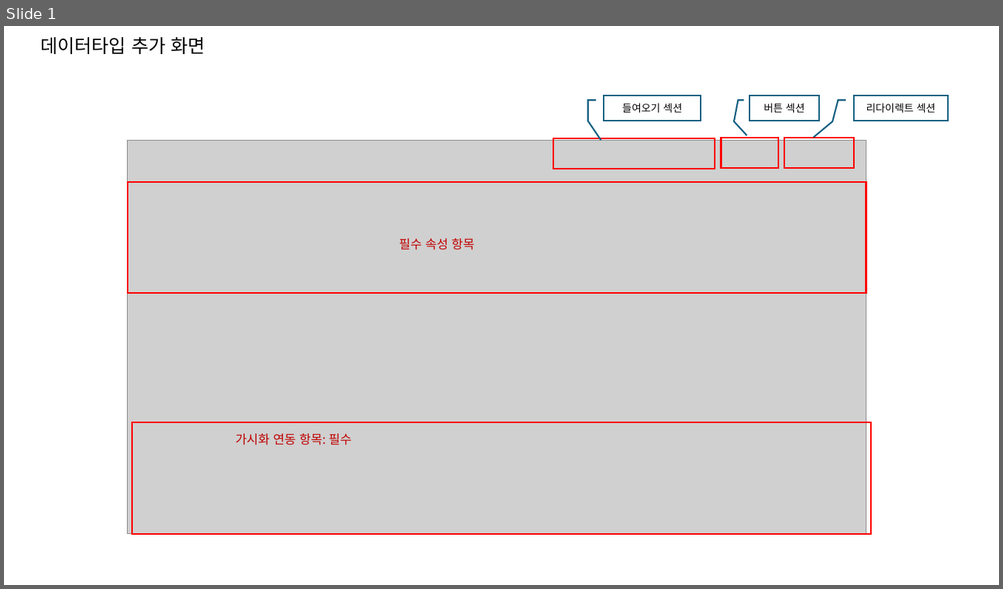
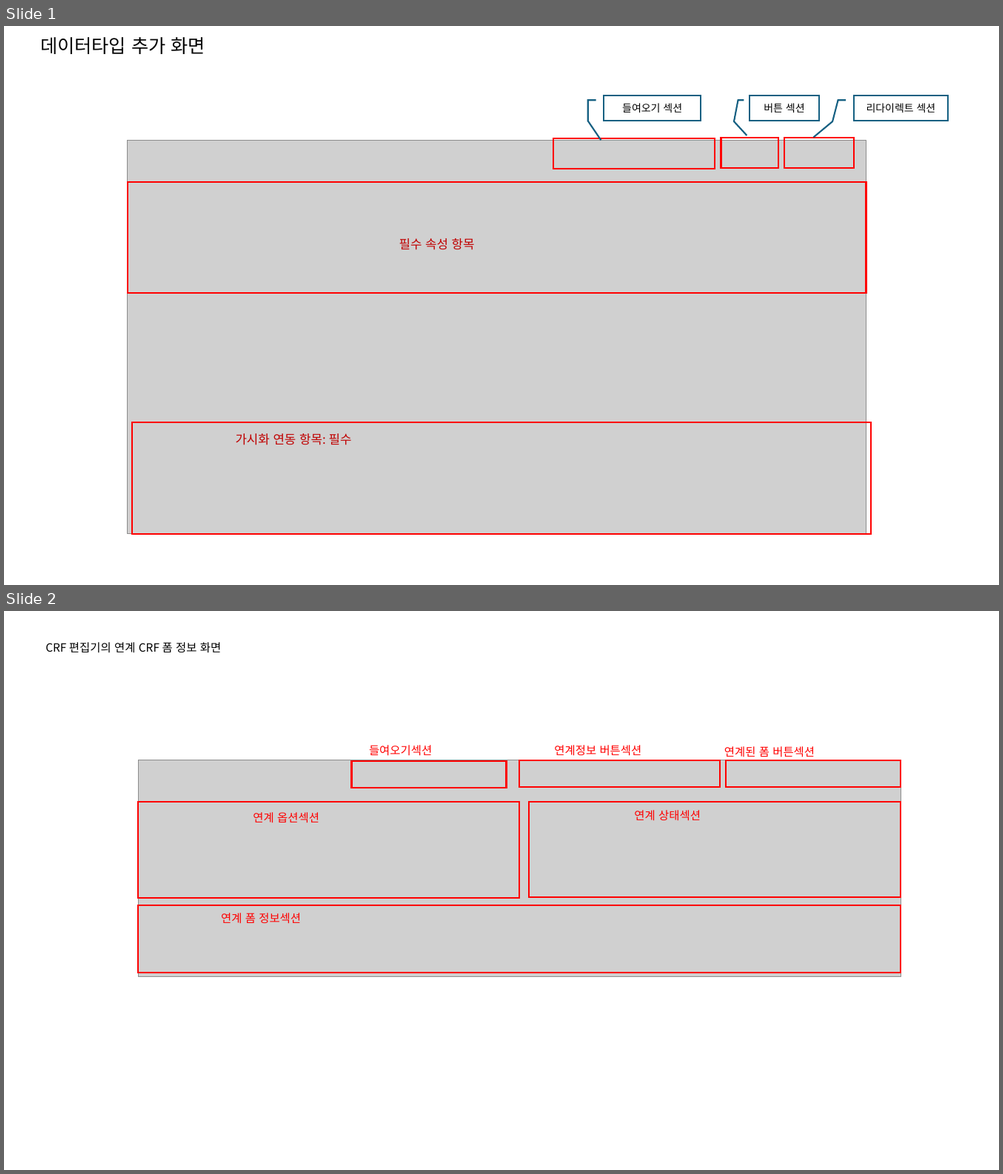
Before and after one commit to jerryhseo/SXDataMarket-web, a slide deck: doc/screens.pptx. Shown one above the other, each under a label of ours: slide 1 before the commit, slides 1 and 2 after it. The pictures are 1003x589 and 1003x1174 pixels, drawn with LibreOffice and Linux fonts; fonts in the diff are those of the drawing; grey boxes stand for pictures. Boxes give left, top, right and bottom in pixels: in the first picture for what was removed or moved away, otherwise in the second. Text is boxed around its words. In the diff, an @@ line names an element or a change of style, - is before the commit and + after.

```diff
--- a/doc/screens.pptx
+++ b/doc/screens.pptx
@@ slide 2 added at bbox=[4, 611, 999, 1170], background #FFFFFF @@
@@ text added at bbox=[45, 642, 221, 653], 11 pt, text #000000 @@
+CRF 편집기의 연계 CRF 폼 정보 화면
@@ picture added at bbox=[138, 760, 901, 977] @@
@@ rectangle added at bbox=[352, 762, 506, 789], outline #FF0000 1.5 pt @@
@@ text added at bbox=[369, 745, 432, 756], 11 pt, text #FF0000 @@
+들여오기섹션
@@ rectangle added at bbox=[520, 760, 720, 787], outline #FF0000 1.5 pt @@
@@ text added at bbox=[554, 745, 642, 756], 11 pt, text #FF0000 @@
+연계정보 버튼섹션
@@ text added at bbox=[724, 746, 814, 758], 11 pt, text #FF0000 @@
+연계된 폼 버튼섹션
@@ rectangle added at bbox=[726, 760, 900, 787], outline #FF0000 1.5 pt @@
@@ rectangle added at bbox=[138, 802, 520, 897], outline #FF0000 1.5 pt @@
@@ rectangle added at bbox=[529, 802, 901, 897], outline #FF0000 1.5 pt @@
@@ text added at bbox=[634, 810, 700, 821], 11 pt, text #FF0000 @@
+연계 상태섹션
@@ text added at bbox=[253, 812, 319, 823], 11 pt, text #FF0000 @@
+연계 옵션섹션
@@ rectangle added at bbox=[138, 906, 901, 973], outline #FF0000 1.5 pt @@
@@ text added at bbox=[221, 913, 301, 924], 11 pt, text #FF0000 @@
+연계 폼 정보섹션
```
Also in this commit, not shown: 14 other files.
